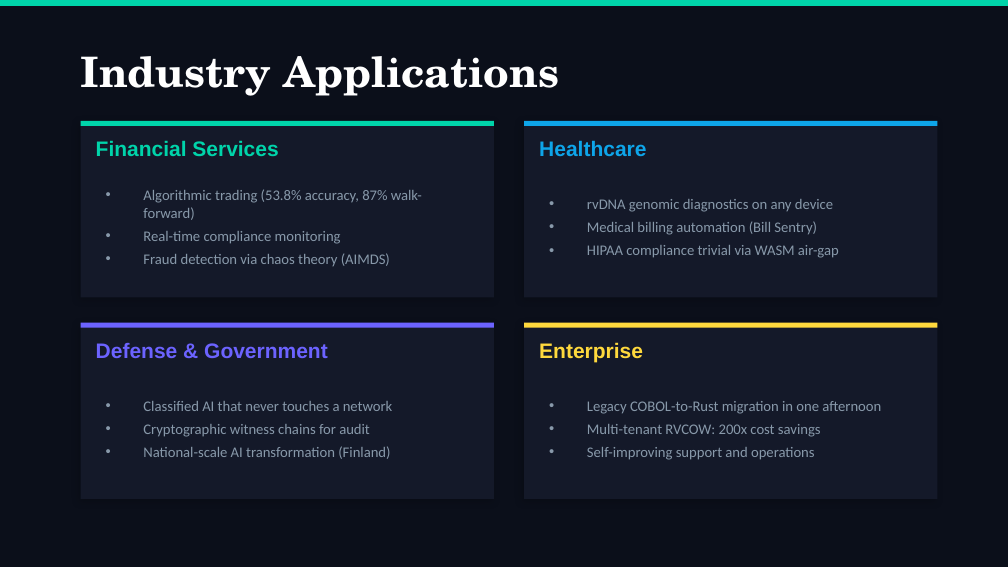
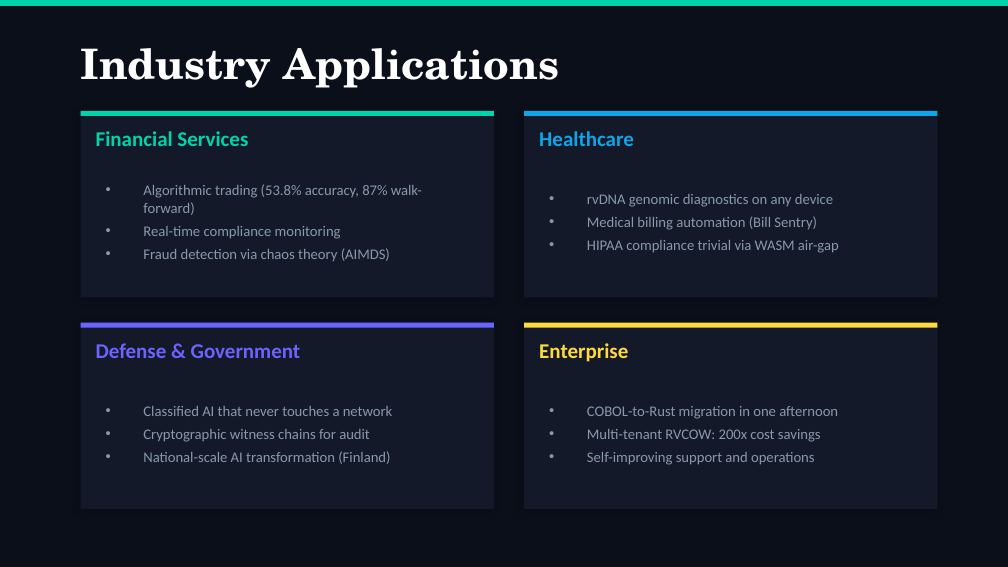
Before and after one commit to JLMA-Agentic-Ai/jlma-Ask-Ruvnet, a slide deck: slide 14 of docs/presentations/CEO-Deck-RuvNet-2026.pptx (slide 16 before the commit). Drawn at 1008x567 pixels with LibreOffice and Linux fonts; fonts in the diff are those of the drawing. Boxes give left, top, right and bottom in pixels: in the first picture for what was removed or moved away, otherwise in the second. Text is boxed around its words. In the diff, an @@ line names an element or a change of style, - is before the commit and + after.

```diff
--- a/docs/presentations/CEO-Deck-RuvNet-2026.pptx
+++ b/docs/presentations/CEO-Deck-RuvNet-2026.pptx
@@ text "Industry Applications": place and size @@
-text "Industry Applications" at [81,56,559,96]
+text "Industry Applications" at [81,48,559,88]
@@ rectangle: place and size @@
-rectangle at [81,121,494,297]
+rectangle at [81,111,494,297]
@@ 2 texts, 2 rectangles: place and size @@
-2 texts, 2 rectangles at [81,121,937,156]
+2 texts, 2 rectangles at [81,111,937,146]
@@ rectangle: place and size @@
-rectangle at [524,121,937,297]
+rectangle at [524,111,937,297]
@@ font Arial to Calibri in 4 elements at [96,343,301,358], [539,343,628,362], [96,131,248,146], [539,131,634,146] @@
@@ text "Algorithmic trading (53.8% accuracy, 87% ...": place and size @@
-text "Algorithmic trading (53.8% accuracy, 87% ..." at [143,189,422,266]
+text "Algorithmic trading (53.8% accuracy, 87% ..." at [143,184,422,261]
@@ text "rvDNA genomic diagnostics on any ...": place and size @@
-text "rvDNA genomic diagnostics on any ..." at [587,199,839,258]
+text "rvDNA genomic diagnostics on any ..." at [587,194,839,253]
@@ rectangle: place and size @@
-rectangle at [81,323,494,499]
+rectangle at [81,323,494,509]
@@ rectangle: place and size @@
-rectangle at [524,323,937,499]
+rectangle at [524,323,937,509]
@@ text "Classified AI that never touches ...": place and size @@
-text "Classified AI that never touches ..." at [143,401,392,459]
+text "Classified AI that never touches ..." at [143,406,392,464]
@@ text at [587,406,838,419]: text changed @@
-• Legacy COBOL-to-Rust migration in one afternoon
+• COBOL-to-Rust migration in one afternoon
```
Also in this commit, not shown: 14 other slides changed, 4 slides added, 4 slides removed, 3 other files.
